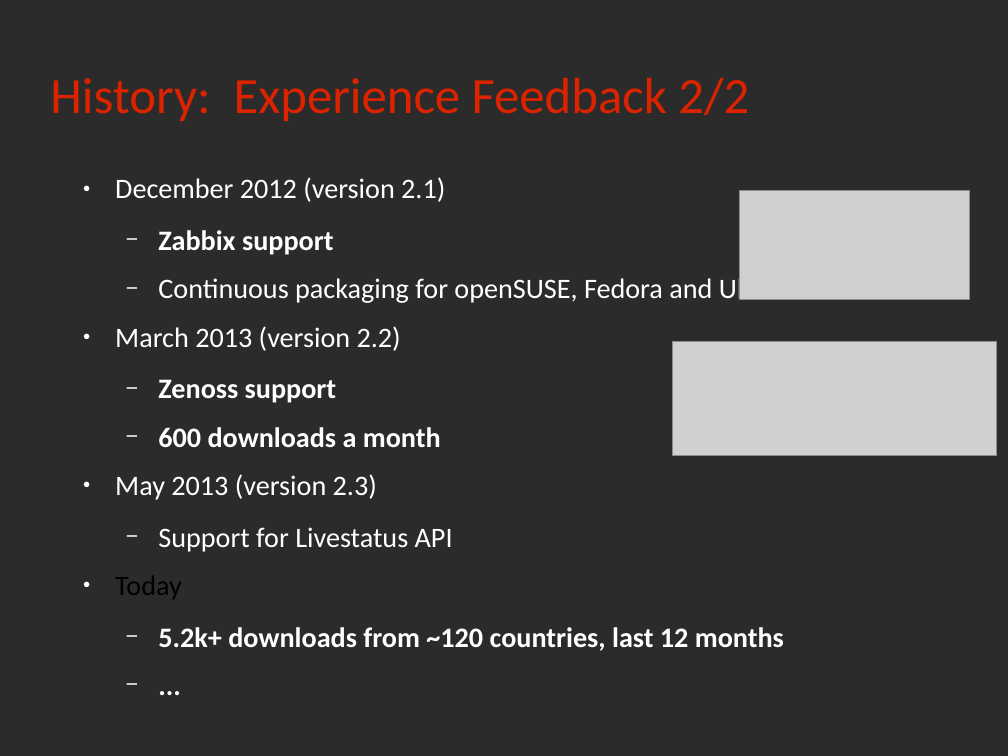
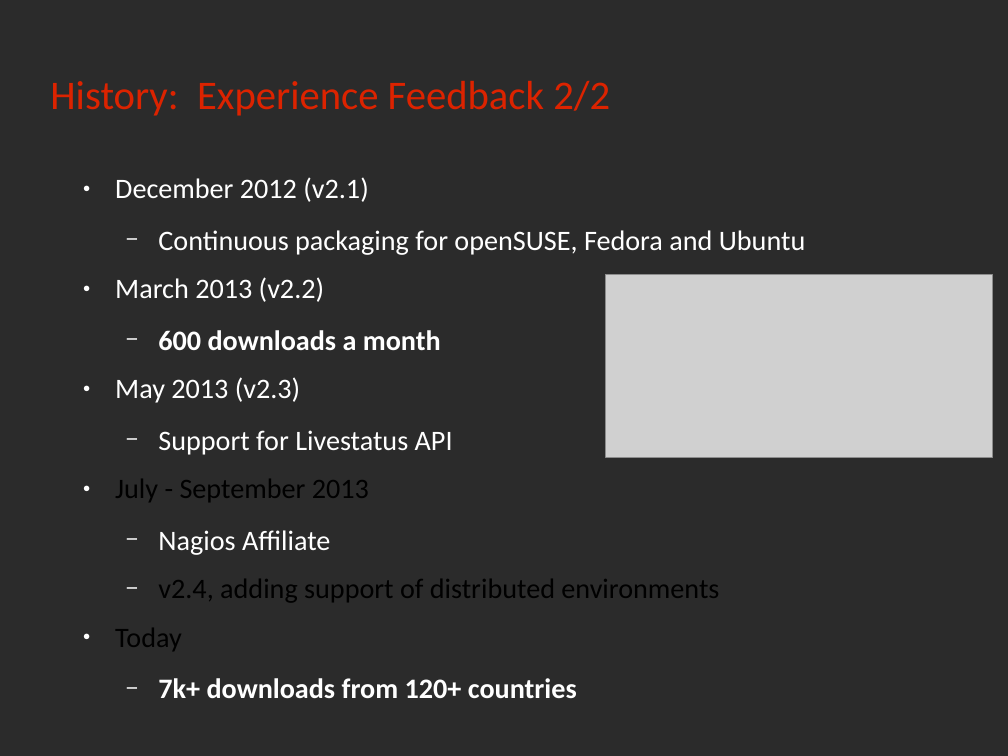
Before and after one commit to rchakode/realopinsight, a slide deck: slide 33 of doc/talks/nwc-2013.odp (slide 29 before the commit). Drawn at 1008x756 pixels with LibreOffice and Linux fonts; fonts in the diff are those of the drawing; grey boxes stand for pictures; background and template pictures are left out; a plain dark background stands for a picture behind light text. Boxes give left, top, right and bottom in pixels: in the first picture for what was removed or moved away, otherwise in the second. Text is boxed around its words. In the diff, an @@ line names an element or a change of style, - is before the commit and + after.

Commit message:
updated nagios talk

```diff
--- a/doc/talks/nwc-2013.odp
+++ b/doc/talks/nwc-2013.odp
@@ title "History: Experience Feedback 2/2" at [50,81,610,116]: size 40 to 32 pt @@
@@ text at [115,177,368,202]: text changed @@
-● December 2012 (version 2.1)
-  − Zabbix support
+● December 2012 (v2.1)
@@ picture removed at [739,190,970,299] @@
@@ text at [115,277,324,302]: text changed @@
-● March 2013 (version 2.2)
-  − Zenoss support
+● March 2013 (v2.2)
@@ picture: place and size @@
-picture at [673,341,997,456]
+picture at [606,274,992,457]
@@ text at [115,377,300,403]: text changed @@
-● May 2013 (version 2.3)
+● May 2013 (v2.3)
@@ text at [115,479,719,602]: paragraphs added @@
+● July - September 2013
+  − Nagios Affiliate
+  − v2.4, adding support of distributed environments
@@ text at [158,678,577,698]: text changed @@
-  − 5.2k+ downloads from ~120 countries, last 12 months
-  − ...
+  − 7k+ downloads from 120+ countries
```
Also in this commit, not shown: 27 other slides changed, 5 slides added, 3 slides removed, 1 other file.
